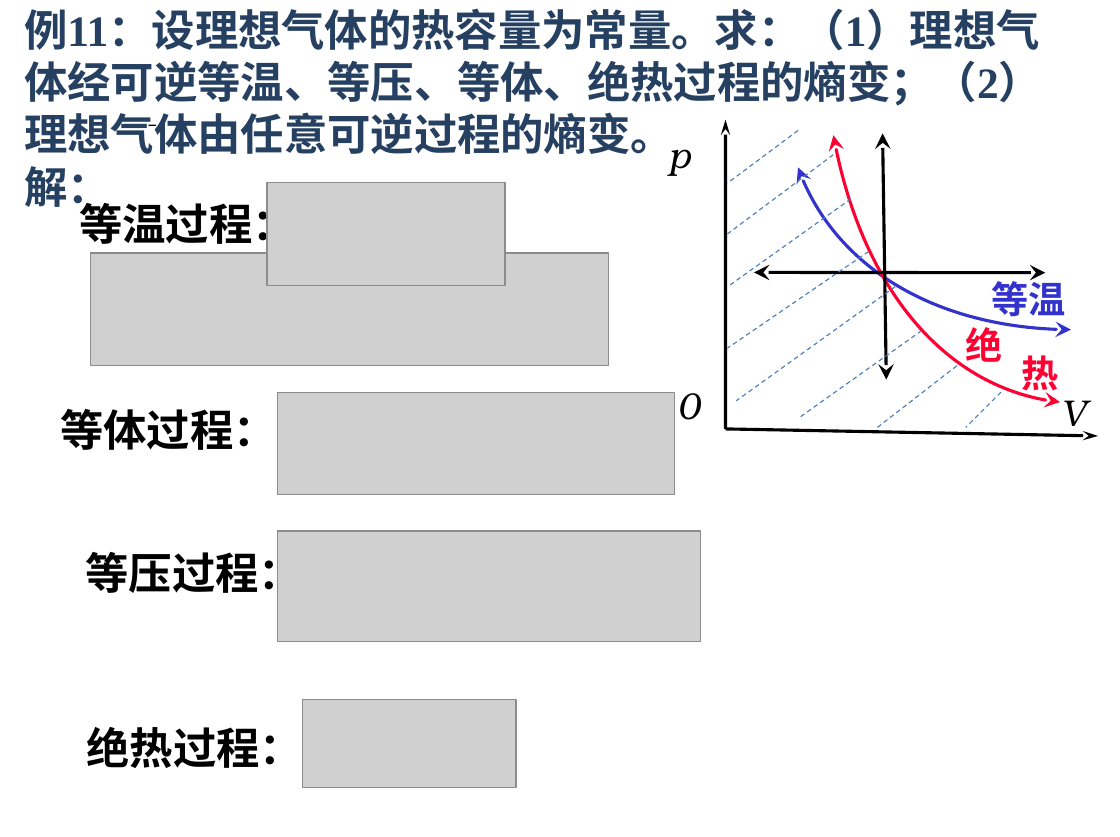
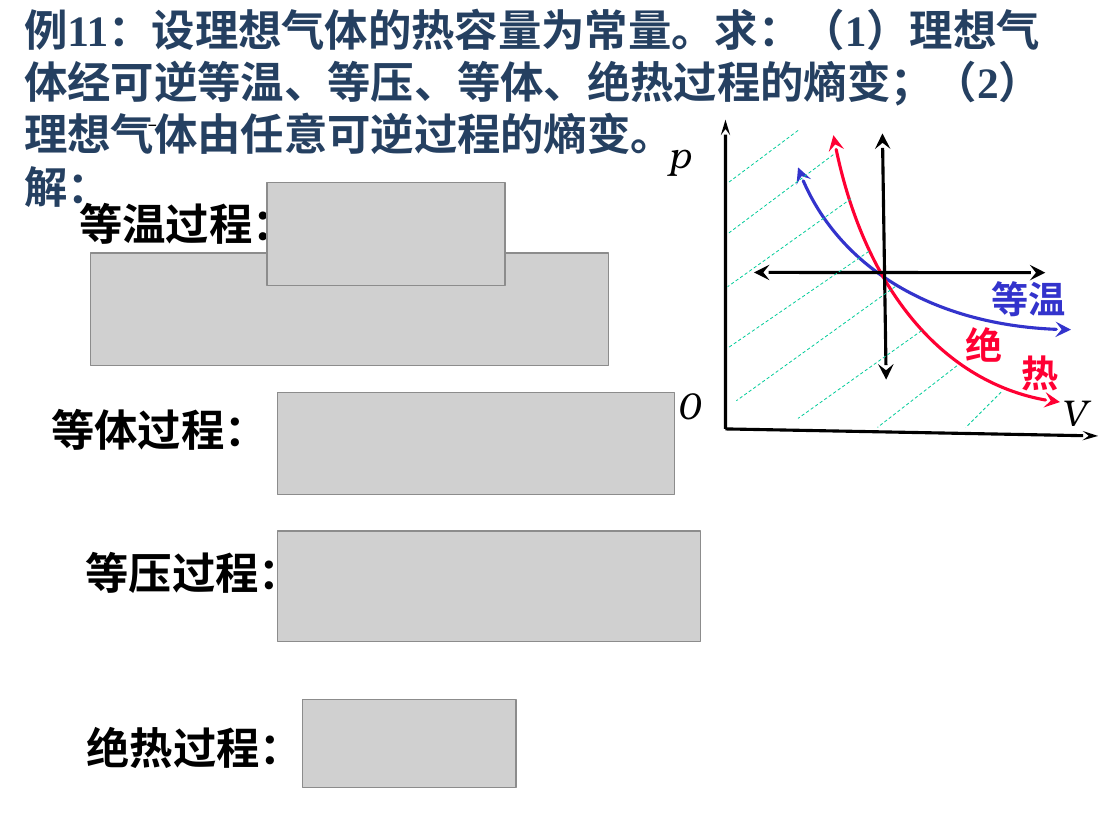
Before and after one commit to Equationzhao/USTB-Course-materials, a slide deck: slide 17 of 大物/热学20211222.ppt. Drawn at 1120x837 pixels with LibreOffice and Linux fonts; fonts in the diff are those of the drawing; grey boxes stand for pictures. Boxes give left, top, right and bottom in pixels: in the first picture for what was removed or moved away, otherwise in the second. Text is boxed around its words. In the diff, an @@ line names an element or a change of style, - is before the commit and + after.

```diff
--- a/大物/热学20211222.ppt
+++ b/大物/热学20211222.ppt
@@ freeform shape at (833, 49, 1078, 402): outline redrawn @@
@@ freeform shape at (798, 110, 1071, 329): outline redrawn @@
@@ line (798, 131) - (727, 183): stroke #4A7EBB 0.74 pt dashed to #00CC99 0.51 pt dashed @@
@@ line (833, 155) - (727, 234): stroke #4A7EBB 0.74 pt dashed to #00CC99 0.51 pt dashed @@
@@ line (851, 199) - (727, 287): stroke #4A7EBB 0.74 pt dashed to #00CC99 0.51 pt dashed @@
@@ line (869, 251) - (727, 348): stroke #4A7EBB 0.74 pt dashed to #00CC99 0.51 pt dashed @@
@@ line (895, 287) - (736, 400): stroke #4A7EBB 0.74 pt dashed to #00CC99 0.51 pt dashed @@
@@ line (921, 330) - (798, 418): stroke #4A7EBB 0.74 pt dashed to #00CC99 0.51 pt dashed @@
@@ line (957, 366) - (878, 427): stroke #4A7EBB 0.74 pt dashed to #00CC99 0.51 pt dashed @@
@@ text "等体过程：": place and size @@
-text "等体过程：" at (60, 409, 277, 450)
+text "等体过程：" at (51, 409, 268, 450)
@@ line (1001, 392) - (966, 427): stroke #4A7EBB 0.74 pt dashed to #00CC99 0.51 pt dashed @@
```
Also in this commit, not shown: 7 other slides changed, 23 other files.
